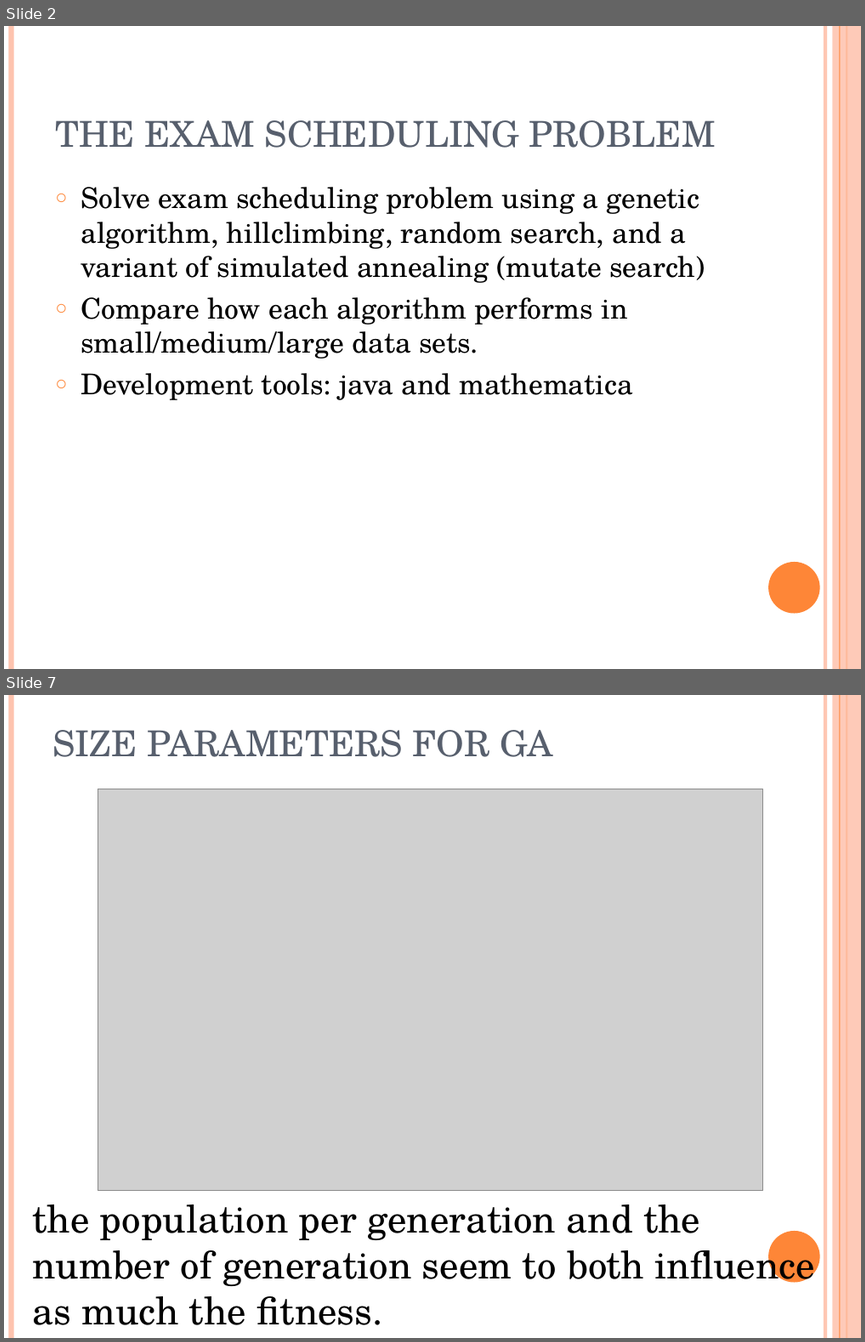
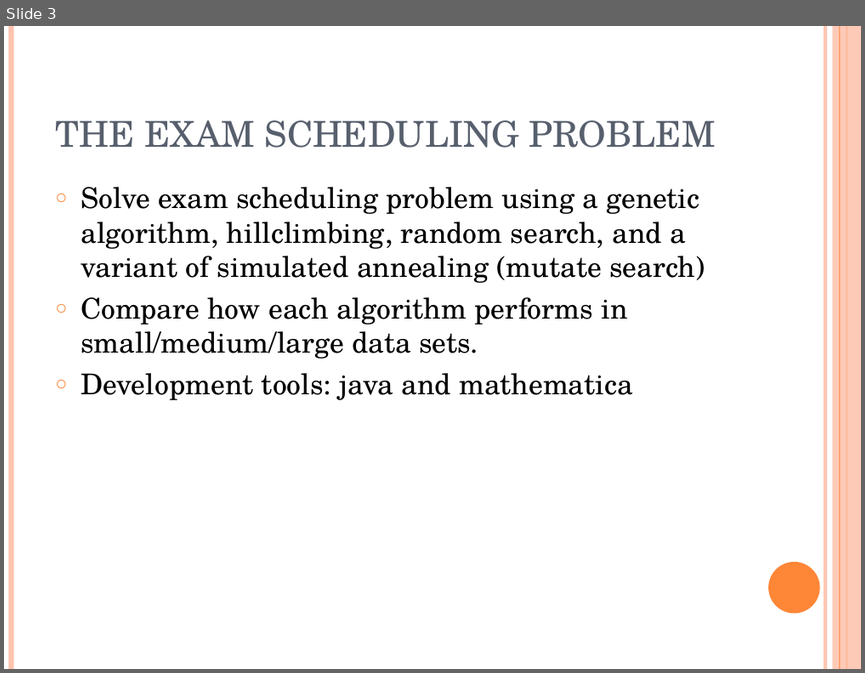
Before and after one commit to akokcam/csc384-genetic-algorithms-project, a slide deck: GA_TestBench/Data Files/presentation.ppt. Shown one above the other, each under a label of ours: slides 2 and 7 before the commit, slide 3 after it; the slides between them are not shown. The pictures are 865x1342 and 865x673 pixels, drawn with LibreOffice and Linux fonts; fonts in the diff are those of the drawing; grey boxes stand for pictures. Boxes give left, top, right and bottom in pixels: in the first picture for what was removed or moved away, otherwise in the second. Text is boxed around its words. In the diff, an @@ line names an element or a change of style, - is before the commit and + after.

```diff
--- a/GA_TestBench/Data Files/presentation.ppt
+++ b/GA_TestBench/Data Files/presentation.ppt
@@ slide 7 removed at [4,695,861,1338], background #FFFFFF; not listed: 6 template elements that a slide beside it also shows @@
@@ title removed at [52,730,553,757] @@
-SIZE PARAMETERS FOR GA
@@ picture removed at [98,789,762,1191] @@
@@ text removed at [32,1204,815,1325] @@
-the population per generation and the number of generation seem to both influence as much the fitness.
@@ what was slide 2 is now slide 3 @@
```
Also in this commit, not shown: 8 slides changed, 9 slides added, 6 other slides removed, 1 other file.
